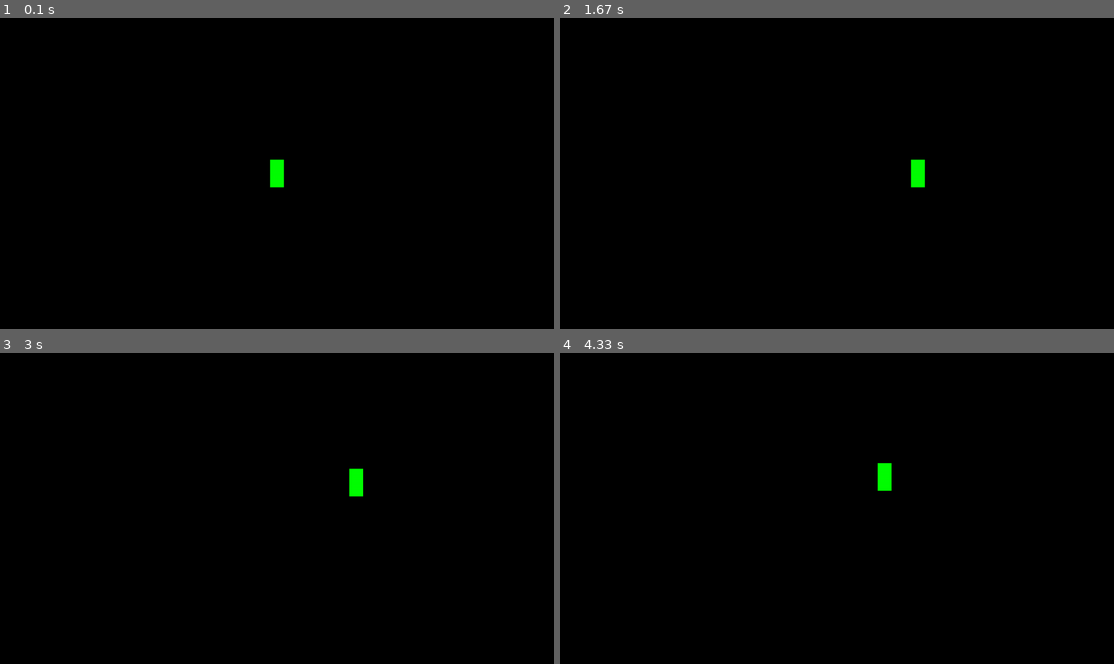
Above: before the commit, frames 1-4 (two rows, left to right).
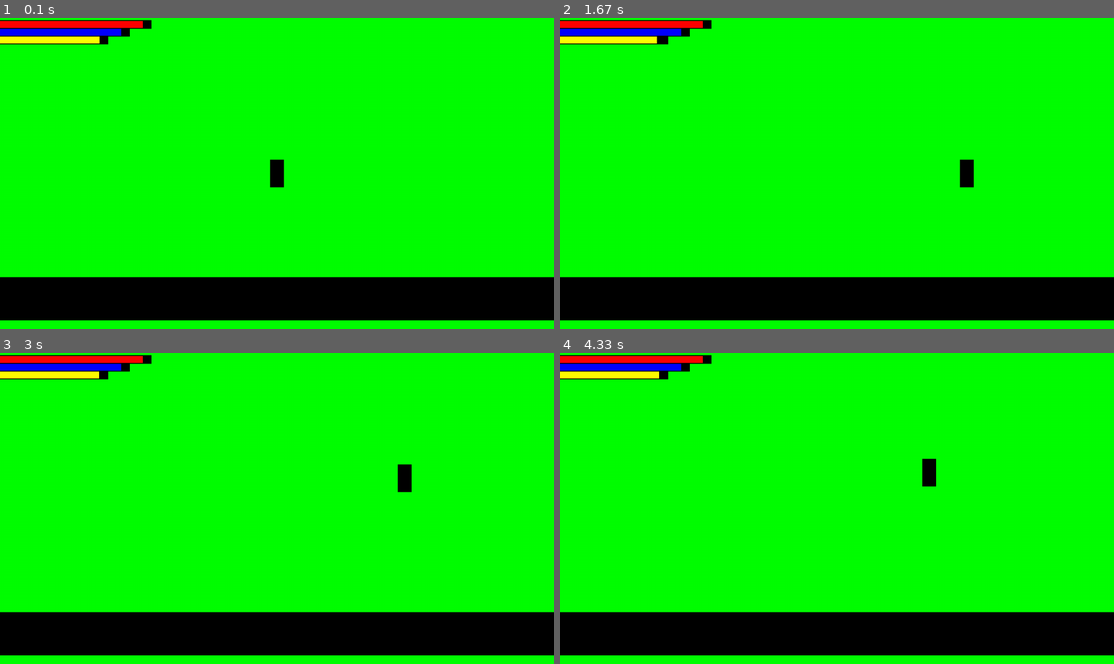
Above: after the commit, the same moments.

Repository: MaiTTrung/AliassPygame
Game: pygame game, started from main.py
Two runs of this game, one before a commit and one after it. Both use one fixed random seed, a clock stepped at 60 frames per second and the inputs below.
Inputs:
- Up to frame 1 (0.1 s): no input
- Up to frame 2 (1.67 s): hold Shift 0.33-0.8 s; hold D 0.33-0.8 s; tap Shift at 0.83, 1.23, 1.53 s; hold D 1.17-1.63 s
- Up to frame 3 (3 s): hold W 1.67-1.97 s; tap Shift at 1.73, 2.07, 2.37, 2.57, 2.87 s; hold D 2-2.47 s; hold A from 2.5 s (still down)
- Up to frame 4 (4.33 s): release A at 3.03 s; hold S 3.07-3.37 s; tap Shift at 3.13, 3.47, 3.77, 3.9, 4.3 s; hold A 3.4-3.8 s; hold W 3.83-4.2 s; hold D from 4.23 s (still down)

The runs differ from the first frame. In frame 1, 86% of the frame differs, in the area x 0-100%, y 0-100%; in frame 2, 86%; in frame 3, 86%; in frame 4, 86%.

Commit message:
add bars and speed up feature

Diff:
--- a/level.py
+++ b/level.py
@@ -1,11 +1,11 @@
 import pygame
 from settings import *
 from player import Player
+from player_info_bars import *
+
 
 class Level:
     def __init__(self):
-
-        # get the display surface
         self.display_surface = pygame.display.get_surface()
 
         #sprite groups
@@ -15,7 +15,27 @@
     def setup(self):
         self.player = Player( pos = (640,360), group = self.all_sprites)
 
+        # UI bars
+        self.big_hp_max_bar = Bar(pos=(0,5), group= self.all_sprites, player = self.player, height = 20, width = 350, bar_class = "hp_max",type = "big")
+        self.big_hp_bar = Bar(pos=(0,7), group= self.all_sprites, player = self.player, height = 16, width = 330, bar_class = "hp",type = "big", color = "red")
+
+        self.big_energy_max_bar = Bar(pos=(0,23), group= self.all_sprites, player = self.player, height = 20, width = 300, bar_class = "energy_max",type = "big")
+        self.big_energy_bar = Bar(pos=(0,25), group= self.all_sprites, player = self.player, height = 16, width = 280, bar_class = "energy",type = "big", color = "blue")
+
+        self.big_sta_max_bar = Bar(pos=(0,41), group= self.all_sprites, player = self.player, height = 20, width = 250, bar_class = "hp_max",type = "big")
+        self.big_sta_bar = Bar(pos=(0,43), group= self.all_sprites, player = self.player, height = 16, width = 230, bar_class = "stamina",type = "big", color = "yellow")
+
+        self.skill_bar = Bar(pos=(0,600), group = self.all_sprites, player = self.player, height = 100, width = 1280, bar_class = "stamina_max",type = "big" )
+
+        #self.small_hp_max_bar = Bar(pos = (0,0), group = self.all_sprites, player = self.player, height = 10, width = 100, bar_class = "hp_max",type = "small")
+        #self.small_hp_bar = Bar(pos = (0,0), group = self.all_sprites, player = self.player, height = 10, width = 100, bar_class = "hp",color = "red", type = "small")
+        # self.small_energy_max_bar = Bar(pos = (0,0), group = self.all_sprites, player = self.player, height = 10, width = 100, bar_class = "energy_max", type = "small")
+        # self.small_energy_bar = Bar(pos = (0,0), group = self.all_sprites, player = self.player, height = 10, width = 100, bar_class = "energy",color = "blue", type = "small")
+        # self.small_stamina_max_bar = Bar(pos = (0,0), group = self.all_sprites, player = self.player, height = 10, width = 80, bar_class = "stamina_max", type = "small")
+        # self.small_stamina_bar = Bar(pos = (0,0), group = self.all_sprites, player = self.player, height = 10, width = 80, bar_class = "stamina",color = "yellow", type = "small")
+
+
     def run(self, dt):
-        self.display_surface.fill("black")
+        self.display_surface.fill("green")
         self.all_sprites.draw(self.display_surface)
         self.all_sprites.update(dt)
--- a/main.py
+++ b/main.py
@@ -17,9 +17,10 @@
                     pygame.quit()
                     sys.exit()
 
-            dt = self.clock.tick(60) /1000
+            dt = self.clock.tick(600) /1000
             self.level.run(dt)
             pygame.display.update()
+            #get_mouse_pos()
 
 
 if __name__ == '__main__':
--- a/player.py
+++ b/player.py
@@ -1,20 +1,34 @@
 import pygame
 from settings import *
+
 
 class Player(pygame.sprite.Sprite):
     def __init__(self, pos, group):
         super().__init__(group)
 
+        #animation image pos
         self.image = pygame.Surface((32,64))
-        self.image.fill("green")
+        self.image.fill("black")
         self.rect = self.image.get_rect(center = pos)
         self.direction = pygame.math.Vector2()
         self.pos = pygame.math.Vector2(self.rect.center)
+
+        # attributes
+        self.hp_max = 10
+        self.hp = 10
+        self.stamina_max = 10
+        self.stamina = 10
+        self.energy_max = 200
+        self.energy = 200
         self.speed = 200
-        self.status = "down_idle"
+        self.status = "idle"
 
-    def input(self):
+
+    def input(self,dt):
+        # get button & mouse
         keys = pygame.key.get_pressed()
+        mouse = pygame.mouse.get_pressed()
+        #print(mouse)
         # go up and down
         if keys[pygame.K_w] and keys[pygame.K_s]:
             self.direction.y = 0
@@ -40,14 +54,34 @@
         else :
             self.direction.x = 0
 
+        # leftshift
+        if keys[pygame.K_LSHIFT]:
+            self.speed_up(dt)
+        else:
+            self.speed = 200
+            self.back_stamina(dt)
+
+    def speed_up(self,dt):
+        if self.stamina > 0 and self.direction.magnitude() > 0:
+            self.speed = 400
+            self.stamina = self.stamina - (1  * 1.7 * dt)
+            print(self.speed, self.stamina, dt)
+        else:
+            self.speed = 200
+
+
+    def back_stamina(self, dt):
+        if self.stamina < self.stamina_max:
+                self.stamina = self.stamina + (1  * dt)
 
     def move(self, dt):
 
-        self.input()
+        self.input(dt)
 
         if self.direction.x * self.direction.y != 0:
             self.direction = self.direction.normalize()
-
+        elif self.direction.x + self.direction.y == 0:
+            self.status = "idle"
 
         # horizontal
         self.pos.x += self.direction.x * self.speed * dt
@@ -60,9 +94,18 @@
         path = "/animations/"
 
         self.animations = {"move_up":[], "move_down":[], "move_right":[], "move_left":[],
-                          "up_idle":[], "down_idle":[], "right_idle":[], "left_idle":[]}
+                          "idle":[]}
         for animation in self.animations.keys():
-            print(path + animation)
+            animation_path = (path + animation)
+
+
+
+    def get_player_infor(self):
+        return {"status": self.status, "hp": self.hp, "hp_max": self.hp_max, "speed":self.speed, "stamina": self.stamina, "max_stamina": self.stamina_max
+                , "energy": self.energy, "energy_max": self.energy_max}
+
+    def attack():
+        pass
 
     def update(self, dt):
         self.move(dt)
--- /dev/null
+++ b/player_info_bars.py
@@ -0,0 +1,76 @@
+import pygame
+from settings import *
+
+
+class Bar(pygame.sprite.Sprite):
+    def __init__(self, pos, group, player, height, width ,bar_class ,type, color = "black"):
+        super().__init__(group)
+
+        self.max_width_bar = width
+        self.player = player
+        self.bar_width = width
+        self.bar_height = height
+        self.bar_color = color
+        self.image = pygame.Surface((self.max_width_bar,self.bar_height))
+        self.image.fill(color)
+        self.rect =self.image.get_rect(center = pos)
+        self.pos = pygame.math.Vector2(self.rect.center)
+        self.bar_class = bar_class
+        self.bar_type = type
+
+
+
+    def get_text(self):
+        pass
+
+    def follow_object(self):
+        if self.bar_type == "small":
+            if self.bar_class == "hp" or self.bar_class == "hp_max":
+                self.pos.x = self.player.pos.x - 50
+                self.pos.y = self.player.pos.y - 74
+            elif self.bar_class == "energy" or self.bar_class == "energy_max":
+                self.pos.x = self.player.pos.x - 50
+                self.pos.y = self.player.pos.y - 64
+            elif self.bar_class == "stamina" or self.bar_class == "stamina_max":
+                self.pos.x = self.player.pos.x - 50
+                self.pos.y = self.player.pos.y - 54
+        else:
+            pass
+
+        self.rect = self.pos
+
+    def update_hp_bar(self):
+        if self.bar_class == "hp":
+
+            self.bar_width = self.player.hp * (self.max_width_bar / self.player.hp_max)
+            self.image = pygame.Surface((self.bar_width,self.bar_height))
+            self.image.fill(self.bar_color)
+        else:
+            pass
+
+    def update_stamina_bar(self):
+        if self.bar_class == "stamina":
+
+            self.bar_width = self.player.stamina * (self.max_width_bar / self.player.stamina_max)
+            self.image = pygame.Surface((self.bar_width,self.bar_height))
+            self.image.fill(self.bar_color)
+        else:
+            pass
+
+    def update_energy_bar(self):
+        if self.bar_class == "energy":
+
+            self.bar_width = self.player.energy * (self.max_width_bar / self.player.energy_max)
+            self.image = pygame.Surface((self.bar_width,self.bar_height))
+            self.image.fill(self.bar_color)
+        else:
+            pass
+
+
+
+    def update(self, dt):
+        self.get_text()
+        self.follow_object()
+        self.update_hp_bar()
+        self.update_energy_bar()
+        self.update_stamina_bar()
--- a/settings.py
+++ b/settings.py
@@ -1,5 +1,8 @@
 from pygame.math import Vector2
+import pygame
 from os import walk
+
+
 
 # get path image for animation
 def get_path_animation(path):
@@ -10,3 +13,12 @@
 SCREEN_WIDTH = 1280
 SCREEN_HEIGHT = 720
 TITLE_SIZE = 64
+
+
+pygame.init()
+text_font = pygame.font.Font(None, 50)
+
+
+def get_mouse_pos():
+    mouse_pos = pygame.mouse.get_pos()
+    print(mouse_pos)
